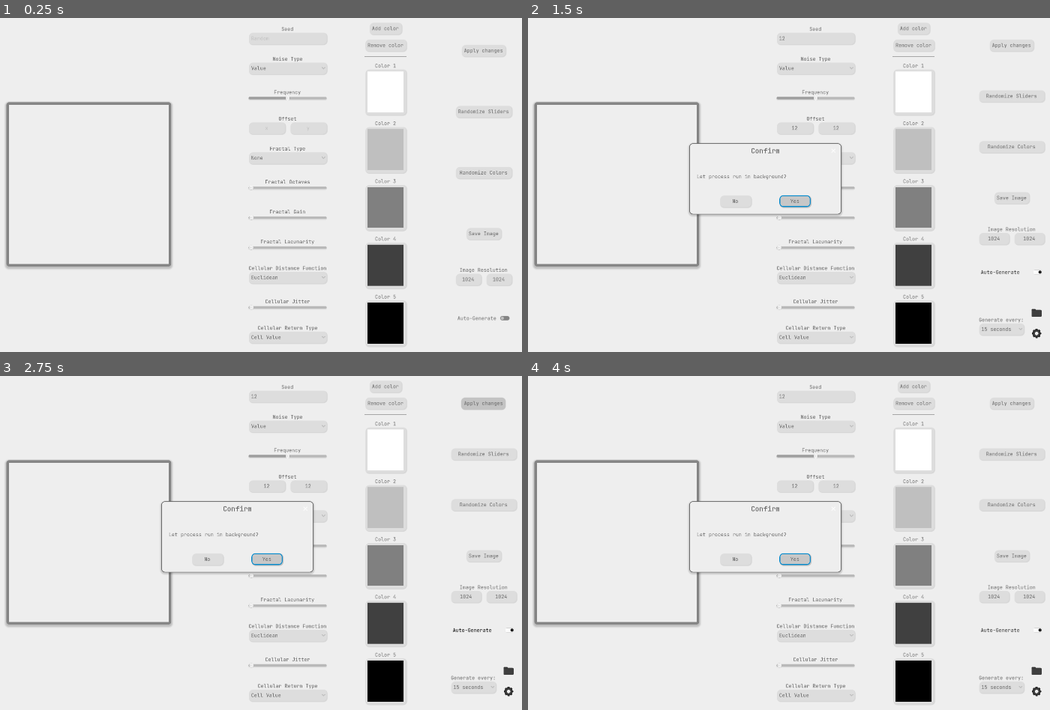
Above: before the commit, frames 1-4 (two rows, left to right).
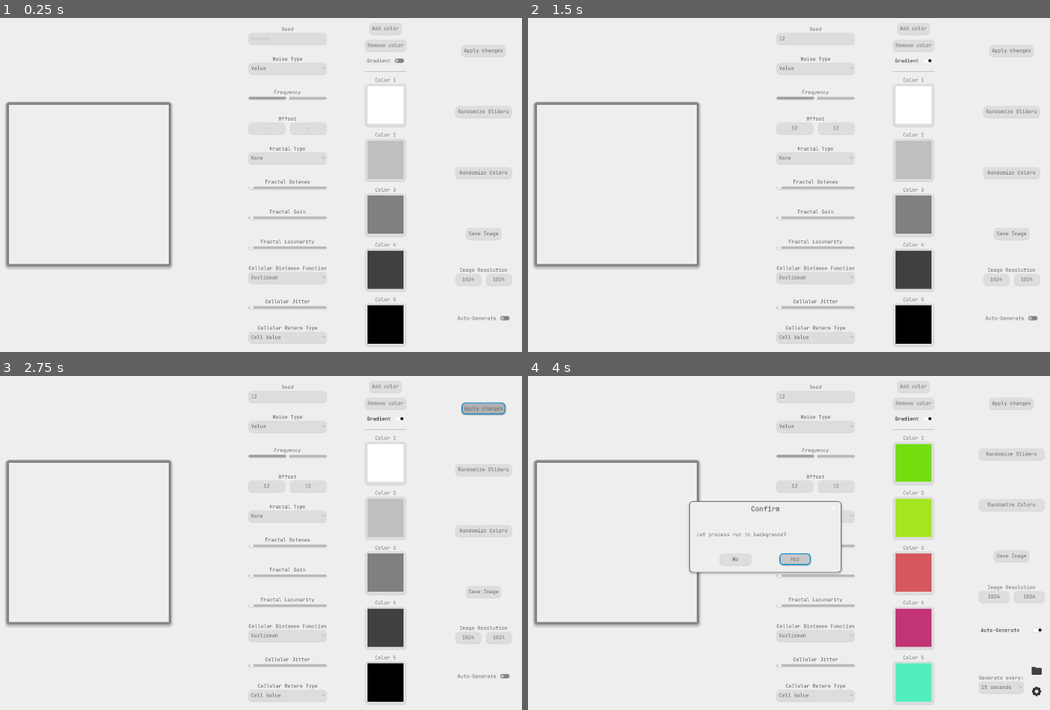
Above: after the commit, the same moments.

Repository: kobeDevStuff/Noise-Generator
Game: Godot game, scene res://scenes/noisegen.tscn
Same seed, same stepped clock (60 frames per second), same inputs: the game is played once before the commit and once after it.
Inputs (mouse positions are in pixels of both pictures, inside the frame that each line leads up to):
- Up to frame 1 (0.25 s): no input
- Up to frame 2 (1.5 s): click (815, 38) at 0.52 s; type "12" at 0.6 s; click (794, 128) at 0.75 s; type "12" at 0.83 s; click (835, 128) at 0.98 s; type "12" at 1.07 s; click "Auto-Generate" (after the commit: "Gradient") at 1.25 s
- Up to frame 3 (2.75 s): click "Apply changes" at 2 s
- Up to frame 4 (4 s): click "Randomize Colors" at 2.75 s; click "Auto-Generate" at 3.5 s

The runs differ from the first frame. In frame 1, 1.3% of the frame differs, in the area x 69-78%, y 11-87%; in frame 2, 3.4%; in frame 3, 3.6%; in frame 4, 4.8%, in the area x 69-78%, y 11-98%.

Commit message:
Add gradient

Diff:
--- a/project.godot
+++ b/project.godot
@@ -27,6 +27,8 @@
 
 window/size/viewport_width=1920
 window/size/viewport_height=1080
+window/size/borderless=true
+window/energy_saving/keep_screen_on=false
 window/stretch/aspect="expand"
 window/vsync/vsync_mode=0
 
--- a/resources/normal.tres
+++ b/resources/normal.tres
@@ -14,4 +14,4 @@
 corner_detail = 5
 shadow_color = Color(0, 0, 0, 0.0980392)
 shadow_size = 2
-shadow_offset = Vector2(2, 2)
+shadow_offset = Vector2(0, 2)
--- a/scenes/noisegen.tscn
+++ b/scenes/noisegen.tscn
@@ -153,6 +153,7 @@
 tooltip_text = "Translate the noise input coordinates by the given Vector3."
 placeholder_text = "x"
 alignment = 1
+max_length = 4
 
 [node name="Y" type="LineEdit" parent="HBoxContainer2/Controls/Sliders/Offset/HBoxContainer"]
 layout_mode = 2
@@ -160,6 +161,7 @@
 tooltip_text = "Translate the noise input coordinates by the given Vector3."
 placeholder_text = "y"
 alignment = 1
+max_length = 4
 
 [node name="FractalType" type="VBoxContainer" parent="HBoxContainer2/Controls/Sliders"]
 layout_mode = 2
@@ -361,6 +363,11 @@
 size_flags_vertical = 0
 tooltip_text = "Remove a color from the palette."
 text = "Remove color"
+
+[node name="CheckButton" type="CheckButton" parent="HBoxContainer2/Controls/Colors"]
+layout_mode = 2
+tooltip_text = "Whether the noise values are linearly interpolated or banded"
+text = "Gradient"
 
 [node name="HSeparator" type="HSeparator" parent="HBoxContainer2/Controls/Colors"]
 layout_mode = 2
@@ -611,6 +618,7 @@
 [connection signal="item_selected" from="HBoxContainer2/Controls/Sliders/CellularRetType/CellularReturnType" to="." method="_on_cellular_return_type_pressed"]
 [connection signal="pressed" from="HBoxContainer2/Controls/Colors/AddColor" to="." method="_on_add_color_pressed"]
 [connection signal="pressed" from="HBoxContainer2/Controls/Colors/RemoveColor" to="." method="_on_remove_color_pressed"]
+[connection signal="toggled" from="HBoxContainer2/Controls/Colors/CheckButton" to="." method="_on_gradient_button_toggled"]
 [connection signal="pressed" from="HBoxContainer2/Controls/VBoxContainer/Apply" to="." method="_on_apply_pressed"]
 [connection signal="pressed" from="HBoxContainer2/Controls/VBoxContainer/RandomiseSlid" to="." method="_on_randomise_pressed"]
 [connection signal="pressed" from="HBoxContainer2/Controls/VBoxContainer/RandomiseCol" to="." method="_on_randomise_col_pressed"]
--- a/scripts/noisegenerator.gd
+++ b/scripts/noisegenerator.gd
@@ -43,6 +43,7 @@
 var _current_output_tex_rid: RID = RID()
 var _current_color_buffer_rid: RID = RID()
 var _current_uniform_set_rid: RID = RID()
+var _current_parameter_buffer_rid: RID = RID()
 
 var _format: RDTextureFormat
 var _view: RDTextureView
@@ -65,6 +66,8 @@
 @onready var _cellular_jitter: HSlider = $HBoxContainer2/Controls/Sliders/CellularJitter/CellularJitter
 #endregion
 #region Noise controls
+## Whether the noise values are linearly interpolated or banded
+@export var gradient: bool = false
 ## The random number seed for all noise types.
 @export var noise_seed: int = 0
 
@@ -197,42 +200,61 @@
 	refresh_image() # Initial refresh
 
 func _process(_delta):
+	if _rd == null:
+		return
+
 	if not _rid_free_queue.is_empty():
-		# Iterate in reverse to safely remove elements while iterating
-		for i in range(_rid_free_queue.size() - 1, -1, -1): # Corrected: goes down to -1 (includes 0)
-			var rid_to_free = _rid_free_queue[i]
-			if rid_to_free.is_valid():
-				_rd.free_rid(rid_to_free)
-			_rid_free_queue.remove_at(i) # Always remove, whether freed successfully or already invalid
+		# Create a copy to avoid mutation during iteration
+		var rids_to_free = _rid_free_queue.duplicate()
+		_rid_free_queue.clear()
+		for rid in rids_to_free:
+			if rid.is_valid():
+				_rd.free_rid(rid)
+			# No else log spam; safe to ignore already-invalid RIDs
+
 
 func _exit_tree():
-	set_process(false) # Stop _process before cleanup
-
-	# Ensure anything in the queue is also freed on exit
+	set_process(false)
+
 	if _rd != null:
-		for rid_to_free in _rid_free_queue:
-			if rid_to_free.is_valid():
-				_rd.free_rid(rid_to_free)
-		_rid_free_queue.clear()
-
-		# Free the current RIDs that were not yet queued (or are the very last ones)
-		if _current_uniform_set_rid.is_valid():
-			_rd.free_rid(_current_uniform_set_rid)
-		if _current_input_tex_rid.is_valid():
-			_rd.free_rid(_current_input_tex_rid)
-		if _current_output_tex_rid.is_valid():
-			_rd.free_rid(_current_output_tex_rid)
-		if _current_color_buffer_rid.is_valid():
-			_rd.free_rid(_current_color_buffer_rid)
-
+		# Queue all currently held RIDs for deferred freeing
+		safe_queue_free(_current_input_tex_rid)
+		_current_input_tex_rid = RID()
+		safe_queue_free(_current_output_tex_rid)
+		_current_output_tex_rid = RID()
+		safe_queue_free(_current_color_buffer_rid)
+		_current_color_buffer_rid = RID()
+		safe_queue_free(_current_uniform_set_rid)
+		_current_uniform_set_rid = RID()
+		safe_queue_free(_current_parameter_buffer_rid)
+		_current_parameter_buffer_rid = RID()
+
+		# Free pipeline and shader immediately if valid
 		if _pipeline.is_valid():
 			_rd.free_rid(_pipeline)
+			_pipeline = RID()
 		if _shader.is_valid():
 			_rd.free_rid(_shader)
-
+			_shader = RID()
+
+		# Process any queued frees
+		for rid in _rid_free_queue:
+			if rid.is_valid():
+				_rd.free_rid(rid)
+		_rid_free_queue.clear()
+
+		# Free the RenderingDevice last
 		_rd.free()
 		_rd = null
 #endregion
+func queue_rid_for_free(rid: RID) -> void:
+	# Call this safely in refresh_image when replacing RIDs
+	if rid.is_valid() and not _rid_free_queue.has(rid):
+		_rid_free_queue.append(rid)
+
+func safe_queue_free(rid: RID):
+	if rid.is_valid() and not _rid_free_queue.has(rid):
+		_rid_free_queue.append(rid)
 
 func add_color() -> void:
 	var color_picker: NoiseColorPicker = COLOR_PICKER.instantiate()
@@ -260,13 +282,15 @@
 		push_error("RenderingDevice not initialized. Cannot refresh image.")
 		return null
 
+	# Update texture format dimensions
 	_format.width = int(dimensions.x)
 	_format.height = int(dimensions.y)
 
+	# Generate noise image
 	var fnl := FastNoiseLite.new()
 	fnl.seed = noise_seed
 	fnl.noise_type = noise_type
-	fnl.frequency = frequency * (PREVIEW_RESOLUTION.y/dimensions.y) # Fit height
+	fnl.frequency = frequency * (PREVIEW_RESOLUTION.y / dimensions.y)
 	fnl.fractal_type = fractal_type
 	fnl.fractal_octaves = fractal_octaves
 	fnl.fractal_gain = fractal_gain
@@ -276,24 +300,22 @@
 	fnl.cellular_jitter = cellular_jitter
 	fnl.cellular_return_type = cellular_return_type
 
-	var noise_image = fnl.get_image(int(dimensions.x), int(dimensions.y))
+	var noise_image: Image = fnl.get_image(_format.width, _format.height)
 	noise_image.convert(Image.FORMAT_RGBA8)
 	var image_bytes: PackedByteArray = noise_image.get_data()
 
-	# === Queue old RIDs for deferred freeing before creating new ones ===
-	if _current_input_tex_rid.is_valid():
-		_rid_free_queue.append(_current_input_tex_rid)
-	if _current_output_tex_rid.is_valid():
-		_rid_free_queue.append(_current_output_tex_rid)
-	if _current_color_buffer_rid.is_valid():
-		_rid_free_queue.append(_current_color_buffer_rid)
-	if _current_uniform_set_rid.is_valid():
-		_rid_free_queue.append(_current_uniform_set_rid)
-
-	# --- Create NEW RIDs ---
+	# Queue old resources for freeing
+	queue_rid_for_free(_current_input_tex_rid)
+	queue_rid_for_free(_current_output_tex_rid)
+	queue_rid_for_free(_current_color_buffer_rid)
+	queue_rid_for_free(_current_parameter_buffer_rid)
+	queue_rid_for_free(_current_uniform_set_rid)
+
+	# Create new input/output textures
 	_current_input_tex_rid = _rd.texture_create(_format, _view, [image_bytes])
 	_current_output_tex_rid = _rd.texture_create(_format, _view)
 
+	# Create colour buffer
 	var color_bytes := PackedByteArray()
 	for c in colors:
 		color_bytes += float_to_bytes(c.r)
@@ -302,7 +324,12 @@
 		color_bytes += float_to_bytes(c.a)
 	_current_color_buffer_rid = _rd.storage_buffer_create(color_bytes.size(), color_bytes)
 
-	# === Create uniform set ===
+	# Create parameter buffer
+	var params := PackedByteArray()
+	params.append(int(gradient)) # gradient flag as int
+	_current_parameter_buffer_rid = _rd.storage_buffer_create(params.size(), params)
+
+	# Create uniform set
 	var uniform_input := RDUniform.new()
 	uniform_input.uniform_type = RenderingDevice.UNIFORM_TYPE_IMAGE
 	uniform_input.binding = 0
@@ -318,12 +345,22 @@
 	uniform_colors.binding = 2
 	uniform_colors.add_id(_current_color_buffer_rid)
 
-	_current_uniform_set_rid = _rd.uniform_set_create([uniform_input, uniform_output, uniform_colors], _shader, 0)
+	var parameters := RDUniform.new()
+	parameters.uniform_type = RenderingDevice.UNIFORM_TYPE_STORAGE_BUFFER
+	parameters.binding = 3
+	parameters.add_id(_current_parameter_buffer_rid)
+
+	_current_uniform_set_rid = _rd.uniform_set_create(
+		[uniform_input, uniform_output, uniform_colors, parameters],
+		_shader,
+		0
+	)
+
 	if not _current_uniform_set_rid.is_valid():
 		push_error("Failed to create uniform set RID!")
 		return null
 
-	# === Dispatch compute shader ===
+	# Dispatch compute pass
 	var compute_list = _rd.compute_list_begin()
 	_rd.compute_list_bind_compute_pipeline(compute_list, _pipeline)
 	_rd.compute_list_bind_uniform_set(compute_list, _current_uniform_set_rid, 0)
@@ -335,12 +372,12 @@
 	_rd.submit()
 	_rd.sync()
 
-	# === Retrieve final image ===
+	# Retrieve result image
 	var packed_bytes = _rd.texture_get_data(_current_output_tex_rid, 0)
-	var final_image = Image.create_from_data(int(dimensions.x), int(dimensions.y), false, Image.FORMAT_RGBA8, packed_bytes)
+	var final_image = Image.create_from_data(_format.width, _format.height, false, Image.FORMAT_RGBA8, packed_bytes)
 	var img_texture = ImageTexture.create_from_image(final_image)
 
-	if dimensions == Vector2(512, 512):
+	if dimensions == PREVIEW_RESOLUTION:
 		img.texture = img_texture
 
 	return img_texture
@@ -379,7 +416,7 @@
 	var color_pickers := color_container.get_children()
 	for i in range(colors.size() - 1, -1, -1):
 		colors[i] = Color(rand.randf(), rand.randf(), rand.randf())
-		color_pickers[i+3].get_child(1).color = colors[i]
+		color_pickers[i+4].get_child(1).color = colors[i]
 	refresh_image()
 
 func update_sliders() -> void:
@@ -396,7 +433,7 @@
 	_cellular_dist_func.selected = cellular_distance_function
 	_cellular_return_type.selected = cellular_return_type
 
-func start_timer(time: int) -> void:
+func start_timer(time: float) -> void:
 	if time >= 0:
 		timer.start(time + 0.01)
 
@@ -642,4 +679,8 @@
 		if i > 0 and i < 4096:
 			target_resolution.x = new_text.to_int()
 
+func _on_gradient_button_toggled(toggled_on: bool) -> void:
+	gradient = toggled_on
+	refresh_image()
+
 #endregion
Binary file added: resources/cover.png
Not shown, added: resources/cover.png.import
Not shown, changed: scripts/compute.glsl
Not shown, changed: NoiseGenerator.exe
